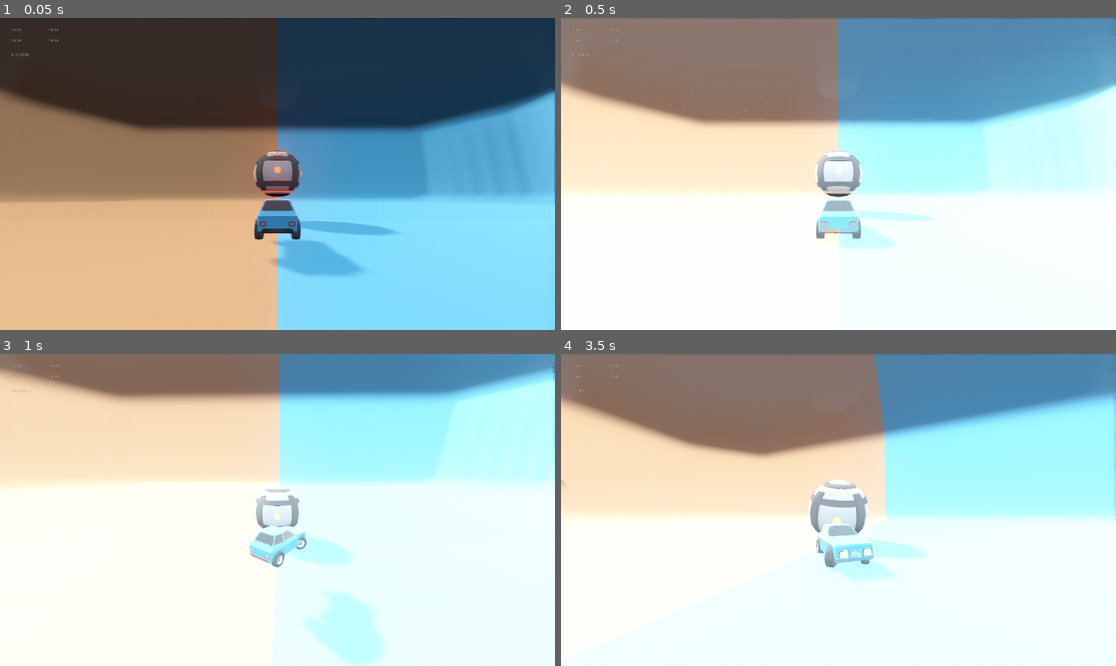
Above: before the commit, frames 1-4 (two rows, left to right).
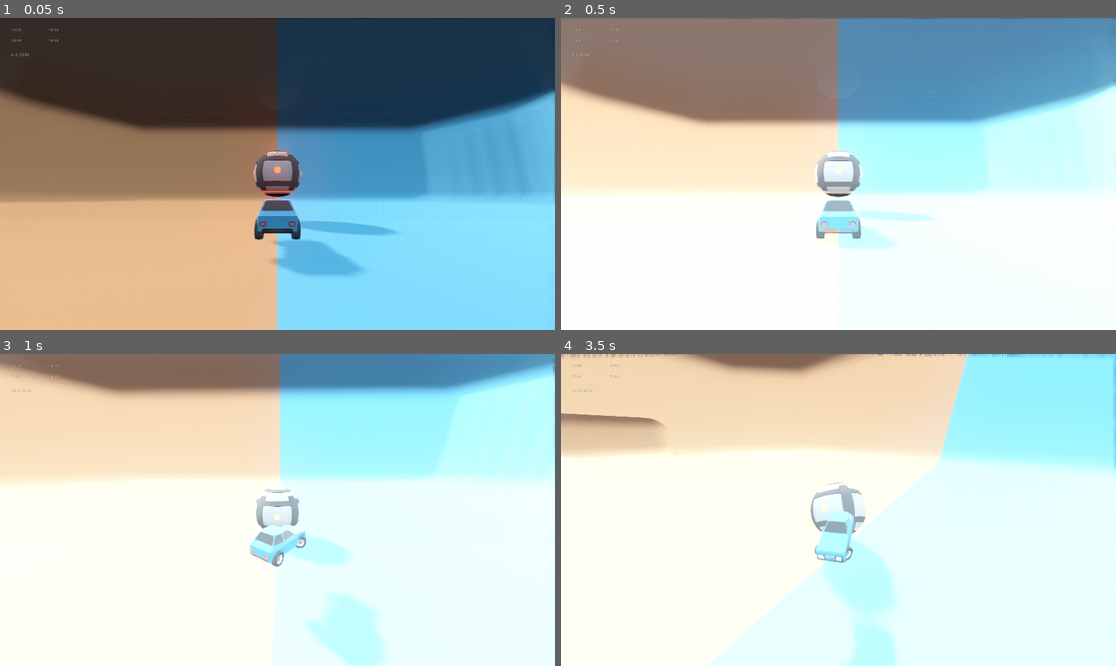
Above: after the commit, the same moments.

Repository: eriksk/godot-league
Game: Godot game, scene res://MainScene.tscn
Two runs of this game, one before a commit and one after it. Both use one fixed random seed, a clock stepped at 60 frames per second and the inputs below.
Inputs:
- Up to frame 1 (0.05 s): no input
- Up to frame 2 (0.5 s): no input
- Up to frame 3 (1 s): hold Right (right) from 0.53 s (still down); tap Up (gas) at 0.6 s; tap Space (jump) at 0.77 s
- Up to frame 4 (3.5 s): release Right (right) at 1.28 s; hold Down (reverse) 1.28-2.03 s; tap Up (gas) at 1.35, 2.1, 2.85 s; tap Space (jump) at 1.52, 3.02 s; hold Right (right) from 2.03 s (still down)

Frame 1 is identical in both runs. In frame 2, less than 0.1% of the frame differs, in the area x 2-55%, y 11-74%; in frame 3, 4.3%; in frame 4, 48%, in the area x 0-100%, y 0-100%.

Commit message:
friction and damping of ball

Diff:
--- a/Balls/Ball.tscn
+++ b/Balls/Ball.tscn
@@ -14,7 +14,7 @@
 continuous_cd = true
 can_sleep = false
 linear_damp = 0.025
-angular_damp = 0.1
+angular_damp = 0.25
 
 [node name="CollisionShape" type="CollisionShape" parent="."]
 shape = SubResource( 1 )
--- a/Cars/Car.tscn
+++ b/Cars/Car.tscn
@@ -25,7 +25,6 @@
 jump_force = 20.0
 air_drag = 0.05
 boost_force = 20.0
-down_force = 25.0
 max_speed = 50.0
 
 [node name="CollisionShape" type="CollisionShape" parent="."]
--- a/project.godot
+++ b/project.godot
@@ -101,6 +101,9 @@
 
 3d/smooth_trimesh_collision=true
 common/enable_pause_aware_picking=true
+3d/active_soft_world=false
+3d/default_linear_damp=0.0
+3d/default_angular_damp=0.0
 
 [rendering]
 
